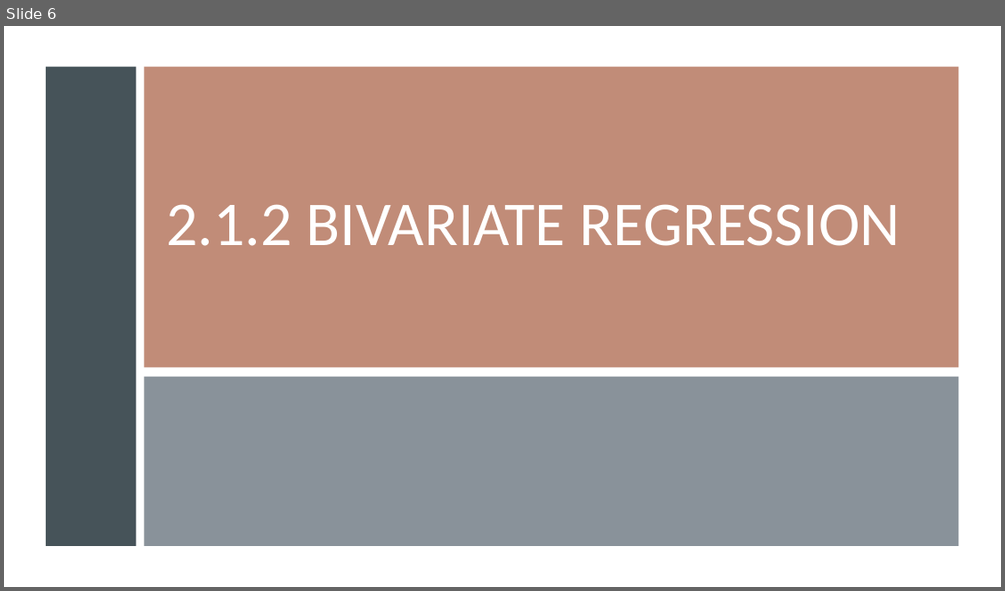
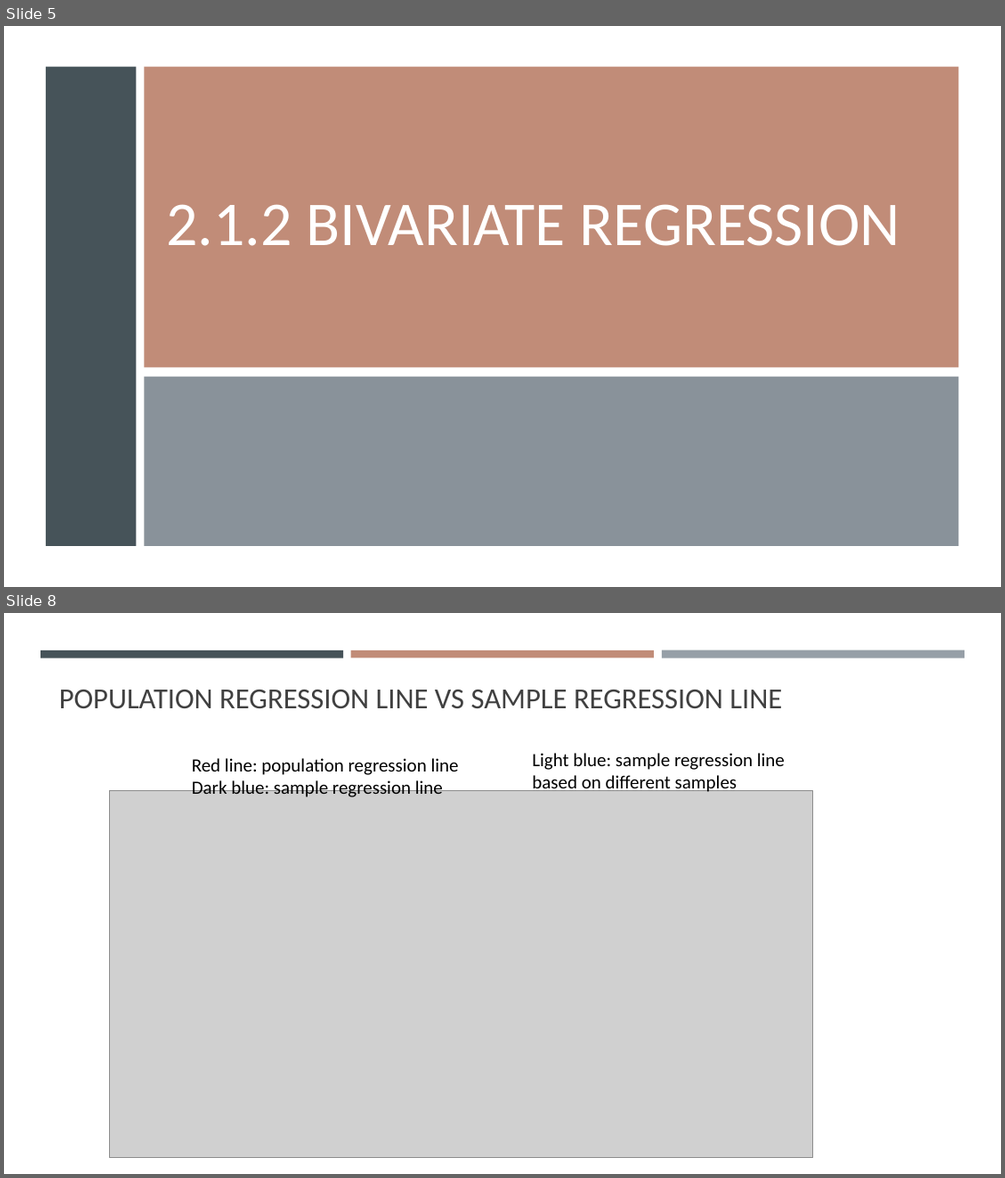
Before and after one commit to gisynw/geog-247, a slide deck: docs/Lectures/Week04/Week04_BivariateRegression.pptx. Shown one above the other, each under a label of ours: slide 6 before the commit, slides 5 and 8 after it; the slides between them are not shown. The pictures are 1005x591 and 1005x1178 pixels, drawn with LibreOffice and Linux fonts; fonts in the diff are those of the drawing; grey boxes stand for pictures. Boxes give left, top, right and bottom in pixels: in the first picture for what was removed or moved away, otherwise in the second. Text is boxed around its words. In the diff, an @@ line names an element or a change of style, - is before the commit and + after.

```diff
--- a/docs/Lectures/Week04/Week04_BivariateRegression.pptx
+++ b/docs/Lectures/Week04/Week04_BivariateRegression.pptx
@@ slide 8 added at bbox=[4, 613, 1001, 1174], background #FFFFFF @@
@@ rectangle added at bbox=[40, 650, 343, 657], fill #465359 @@
@@ rectangle added at bbox=[351, 650, 654, 657], fill #C18C78 @@
@@ rectangle added at bbox=[662, 650, 964, 658], fill #969FA7 @@
@@ title added at bbox=[59, 690, 782, 709], 28 pt, text #404040 @@
+POPULATION REGRESSION LINE VS SAMPLE REGRESSION LINE
@@ text added at bbox=[192, 758, 459, 797], 18 pt, text #000000 @@
+Red line: population regression line
+Dark blue: sample regression line
@@ text added at bbox=[532, 753, 785, 794], 18 pt, text #000000 @@
+Light blue: sample regression line based on different samples
@@ picture added at bbox=[109, 791, 813, 1158] @@
@@ what was slide 6 is now slide 5 @@
```
Also in this commit, not shown: 3 slides changed, 14 other slides added, 1 slide removed, 2 other files.
